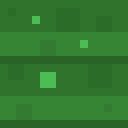
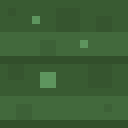
Layered file, before and after one edit (128 × 128). Changes by layer:
renamed "Ebene" to "Ebene #1", painted on it over bbox(0, 0, 128, 128)
renamed "leaves_spruce.png" to "leaves_spruce_opaque.png", masked it over bbox(0, 0, 128, 128)
